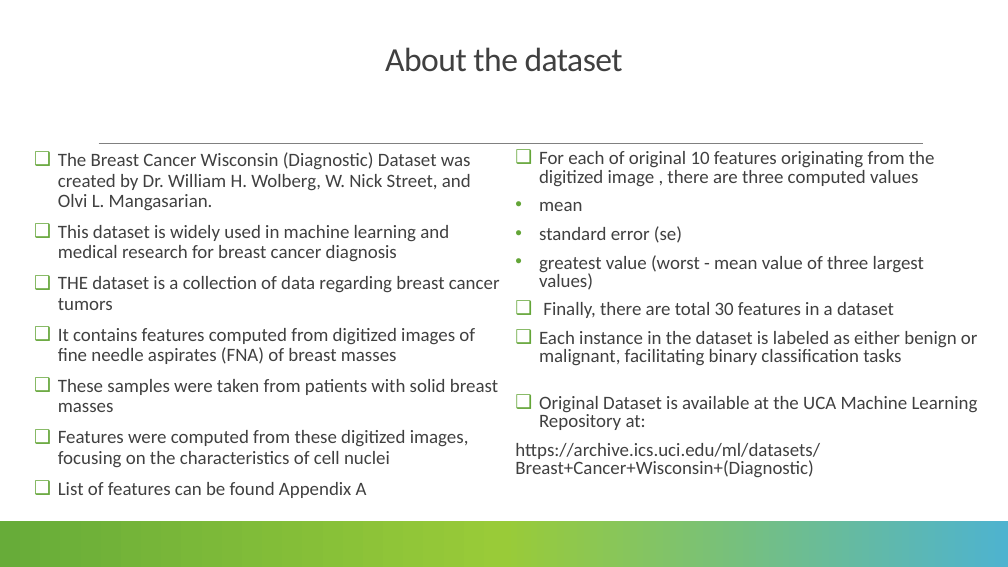
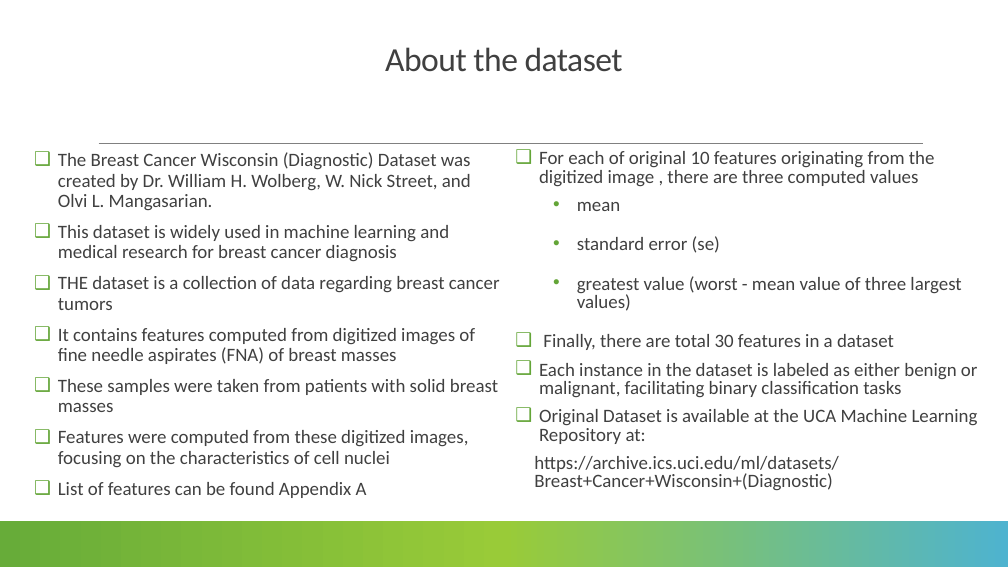
Before and after one commit to lmanov1/CancerPrediction, a slide deck: slide 4 of PROJECT_PRESENTATION.pptx. Drawn at 1008x567 pixels with LibreOffice and Linux fonts; fonts in the diff are those of the drawing. Boxes give left, top, right and bottom in pixels: in the first picture for what was removed or moved away, otherwise in the second. Text is boxed around its words. In the diff, an @@ line names an element or a change of style, - is before the commit and + after.

```diff
--- a/PROJECT_PRESENTATION.pptx
+++ b/PROJECT_PRESENTATION.pptx
@@ text at <box>534,202,961,490</box>: list level 1 to 3 in "mean"; list level 1 to 3 in "standard error (se)"; list level 1 to 3 in "greatest value (worst - mean ..."; list level 1 to 3 in "https://archive.ics.uci.edu/ml/datasets/Breast+Cancer+Wiscon ..." @@
```
Also in this commit, not shown: 6 other slides changed, 1 slide added, 1 slide removed, 3 other files.
